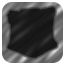
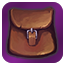
Two versions of the same layered image (64px x 64px). Layer-by-layer changes:
hid "pouch_t_01" over [7, 7, 57, 58]
showed "pk_t_07", painted on it over [7, 7, 57, 58]
added layer "Rounded Rectangle 1 copy" above "Rounded Rectangle 1" over [2, 2, 63, 63]
painted on "Rounded Rectangle 1" over [2, 2, 63, 63]
